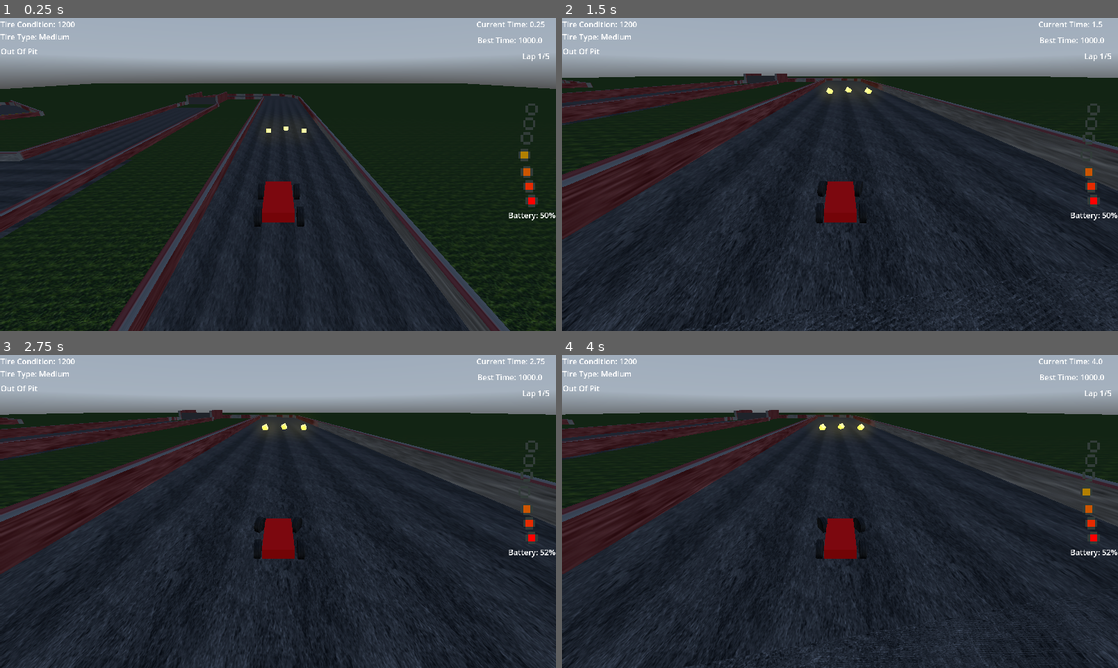
Above: before the commit, frames 1-4 (two rows, left to right).
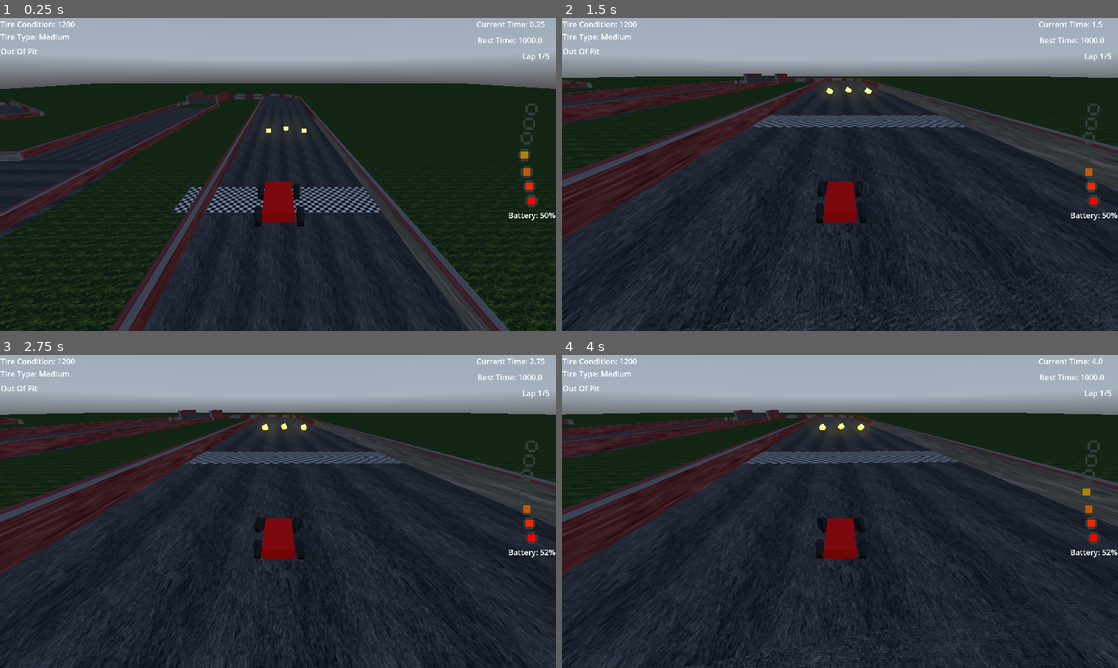
Above: after the commit, the same moments.

Repository: USERDOT1/partyRacers
Game: Godot game, scene res://basic_track.tscn
The game is run twice, just before and just after one commit, with the same random seed, the same clock (stepped at 60 frames per second) and the same inputs. A sky picture missing from this copy of the repository is replaced by a grey-blue gradient.
Inputs:
- Up to frame 1 (0.25 s): no input
- Up to frame 2 (1.5 s): hold D (turnRight) 0.53-1.28 s; tap R (Flip) at 0.6 s; hold Down (ChangeBatteryDown) from 1.28 s (still down); tap S (break) at 1.35 s
- Up to frame 3 (2.75 s): release Down (ChangeBatteryDown) at 2.03 s; hold D (turnRight) from 2.03 s (still down); tap W (throttle) at 2.1 s
- Up to frame 4 (4 s): release D (turnRight) at 2.78 s; hold Up (ChangeBatteryUp) 2.78-3.53 s; tap R (Flip) at 2.85 s; hold A (turnLeft) from 3.53 s (still down); tap S (break) at 3.6 s

The runs differ from the first frame. In frame 1, 1.5% of the frame differs, in the area x 30-69%, y 24-63%; in frame 2, 1.1%; in frame 3, 1.1%; in frame 4, 1.1%.

Commit message:
added a finish line!

Diff:
--- a/basic_track.tscn
+++ b/basic_track.tscn
@@ -10,6 +10,7 @@
 [ext_resource type="PhysicsMaterial" uid="uid://bls8c3od56n60" path="res://materials/physics/trackPhysics.tres" id="7_depfd"]
 [ext_resource type="Material" uid="uid://bne6kmadv3rau" path="res://materials/curbMaterial.tres" id="8_8q44g"]
 [ext_resource type="Texture2D" uid="uid://wcrh1bdinik6" path="res://textures/2045.jpg" id="9_a31a0"]
+[ext_resource type="Texture2D" uid="uid://cfqbbneywwfjl" path="res://textures/FinishLine.jpg" id="11_3csay"]
 
 [sub_resource type="PhysicsMaterial" id="PhysicsMaterial_adgoi"]
 friction = 0.4
@@ -207,6 +208,17 @@
 [sub_resource type="BoxShape3D" id="BoxShape3D_n21ll"]
 size = Vector3(26.155, 6.93, 1)
 
+[sub_resource type="BoxShape3D" id="BoxShape3D_m3f5x"]
+size = Vector3(19.705, 1, 1)
+
+[sub_resource type="StandardMaterial3D" id="StandardMaterial3D_6k3nd"]
+albedo_texture = ExtResource("11_3csay")
+uv1_scale = Vector3(16.495, 4, 1)
+
+[sub_resource type="BoxMesh" id="BoxMesh_c78y6"]
+material = SubResource("StandardMaterial3D_6k3nd")
+size = Vector3(24.3, 1, 5.4)
+
 [node name="BasicTrack" type="Node3D"]
 script = ExtResource("1_kfwyd")
 
@@ -1027,7 +1039,7 @@
 mesh = SubResource("BoxMesh_ijihe")
 
 [node name="Finish" type="Area3D" parent="."]
-transform = Transform3D(0.892334, 0, -0.451376, 0, 1, 0, 0.451376, 0, 0.892334, 0, 2.06681, -63.5077)
+transform = Transform3D(1, 0, 0, 0, 1, 0, 0, 0, 1, 0, 2.06681, -41.9303)
 
 [node name="CollisionShape3D" type="CollisionShape3D" parent="Finish"]
 shape = SubResource("BoxShape3D_uj8fg")
@@ -1037,3 +1049,12 @@
 
 [node name="CollisionShape3D" type="CollisionShape3D" parent="Checkpoint"]
 shape = SubResource("BoxShape3D_n21ll")
+
+[node name="StaticBody3D2" type="StaticBody3D" parent="."]
+transform = Transform3D(1, 0, 0, 0, 1, 0, 0, 0, 1, 0.817321, 0.0196381, -40.5027)
+
+[node name="CollisionShape3D" type="CollisionShape3D" parent="StaticBody3D2"]
+shape = SubResource("BoxShape3D_m3f5x")
+
+[node name="MeshInstance3D" type="MeshInstance3D" parent="StaticBody3D2"]
+mesh = SubResource("BoxMesh_c78y6")
Not shown: 1 places in basic_track.tscn that only renumber resources
Binary file added: textures/FinishLine.jpg
Not shown, added: textures/FinishLine.jpg.import
